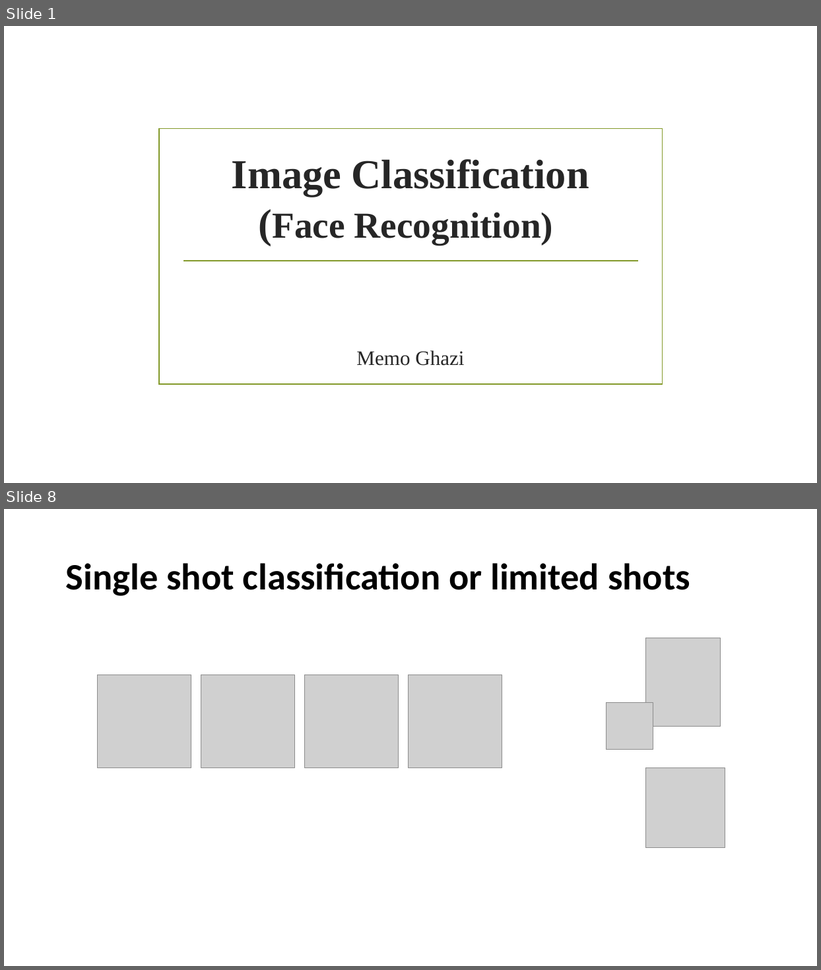
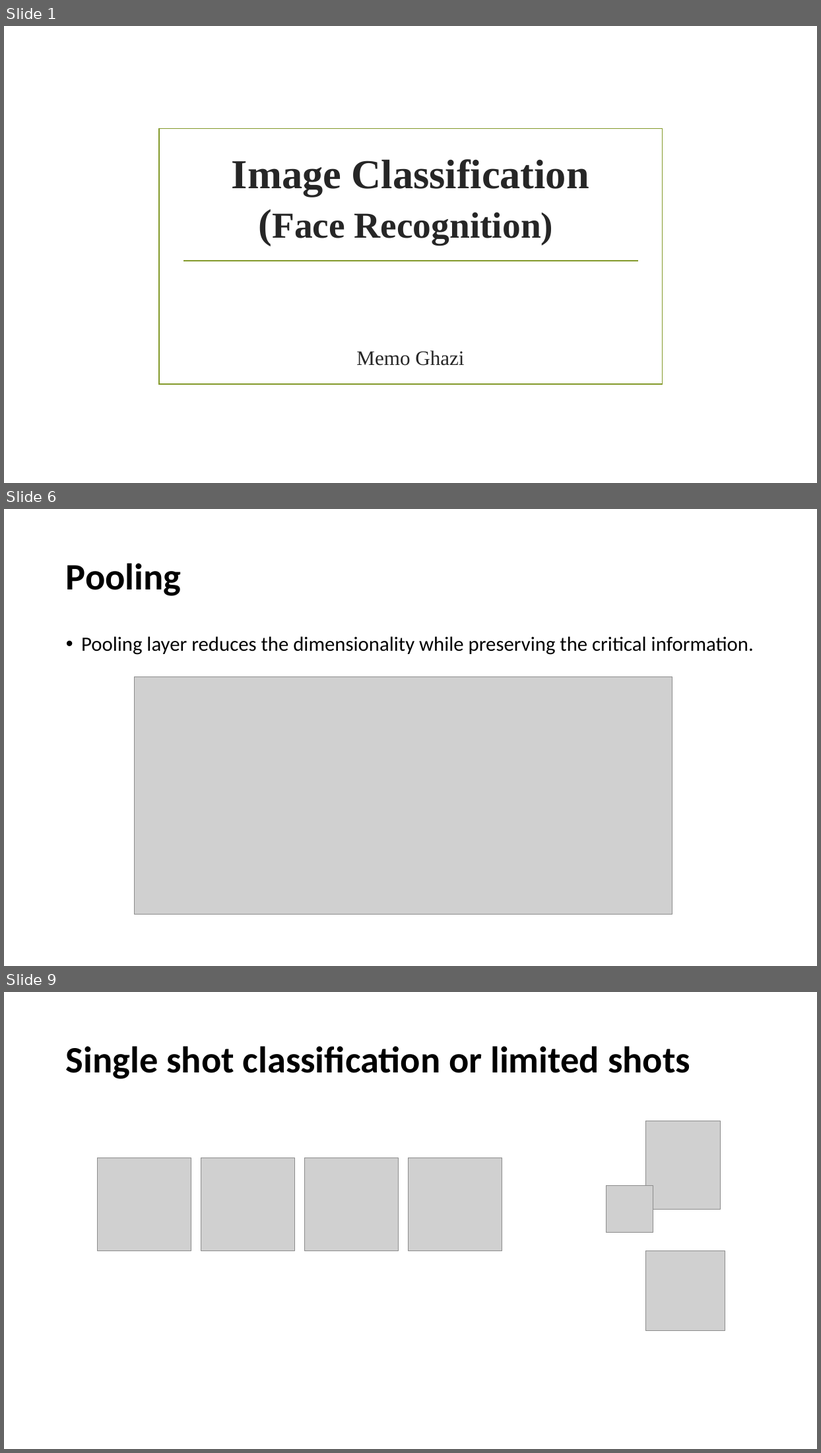
Before and after one commit to MatGhazi/Computer_vision, a slide deck: FaceRecognition/FaceRecognition.PPTX. Shown one above the other, each under a label of ours: slides 1 and 8 before the commit, slides 1, 6 and 9 after it; the slides between them are not shown. The pictures are 821x970 and 821x1453 pixels, drawn with LibreOffice and Linux fonts; fonts in the diff are those of the drawing; grey boxes stand for pictures; background and template pictures are left out. Boxes give left, top, right and bottom in pixels: in the first picture for what was removed or moved away, otherwise in the second. Text is boxed around its words. In the diff, an @@ line names an element or a change of style, - is before the commit and + after.

```diff
--- a/FaceRecognition/FaceRecognition.PPTX
+++ b/FaceRecognition/FaceRecognition.PPTX
@@ slide 6 added at (4, 509, 817, 966), background #FFFFFF @@
@@ title added at (66, 563, 182, 596), 44 pt, text #000000, bold @@
+Pooling
@@ text added at (81, 636, 754, 655), 24 pt, text #000000 @@
+• Pooling layer reduces the dimensionality while preserving the critical information.
@@ picture added at (134, 677, 672, 915) @@
@@ what was slide 8 is now slide 9 @@
```
Also in this commit, not shown: 8 slides changed, 1 other slide added, 1 slide removed, 1 other file.
